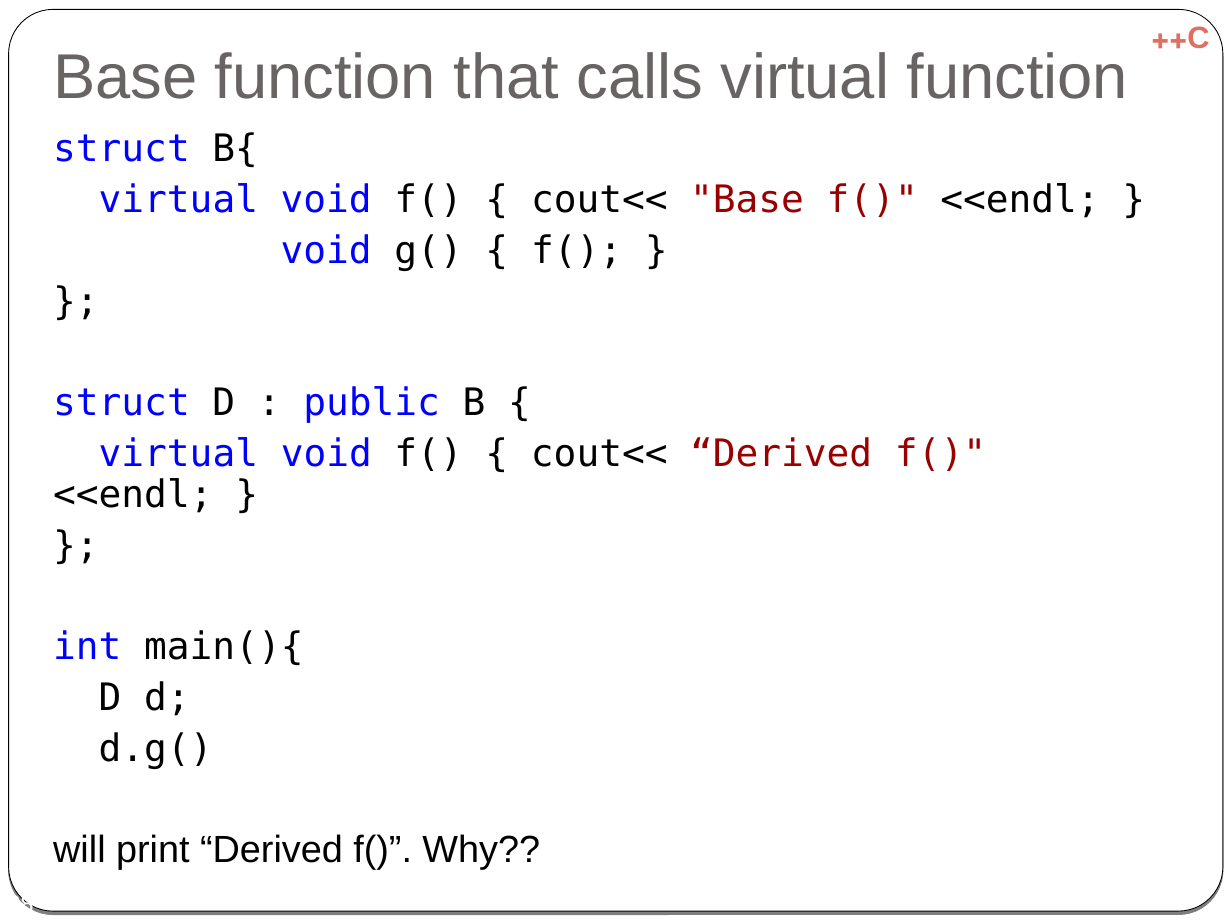
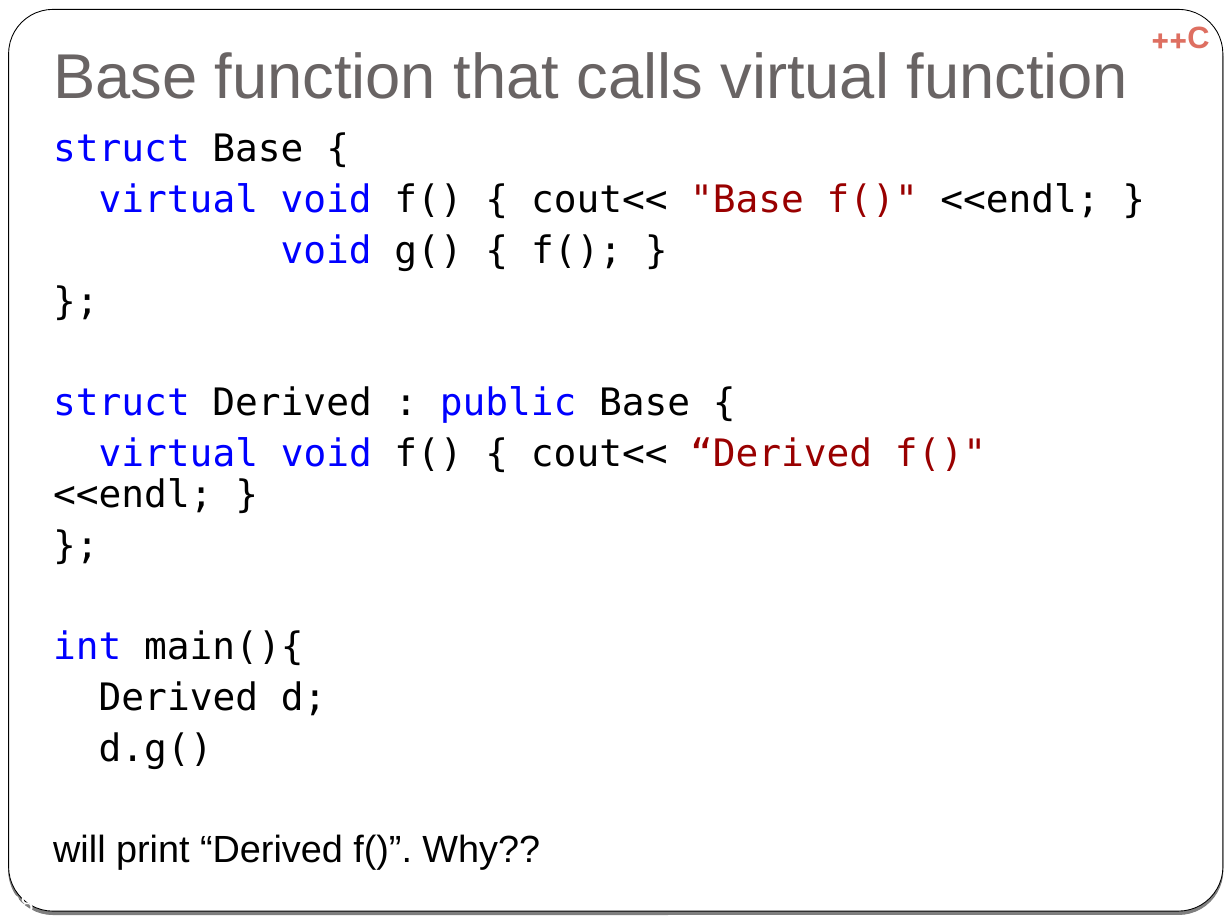
Before and after one commit to cpp-at-ariel/cpp-5778, a slide deck: slide 28 of week06-inheritance/slides-override-virtual.odp. Drawn at 1232x924 pixels with LibreOffice and Linux fonts; fonts in the diff are those of the drawing. Boxes give left, top, right and bottom in pixels: in the first picture for what was removed or moved away, otherwise in the second. Text is boxed around its words. In the diff, an @@ line names an element or a change of style, - is before the commit and + after.

```diff
--- a/week06-inheritance/slides-override-virtual.odp
+++ b/week06-inheritance/slides-override-virtual.odp
@@ text at bbox=[53, 133, 303, 162]: text changed @@
-struct B{
+struct Base {
@@ text at bbox=[53, 386, 690, 423]: text changed; text colour #0000FF to #000000 @@
-struct D : public B {
+struct Derived : public Base {
@@ text at bbox=[99, 681, 327, 716]: text changed @@
-D d;
+Derived d;
```
Also in this commit, not shown: 2 other slides changed, 8 other files.
